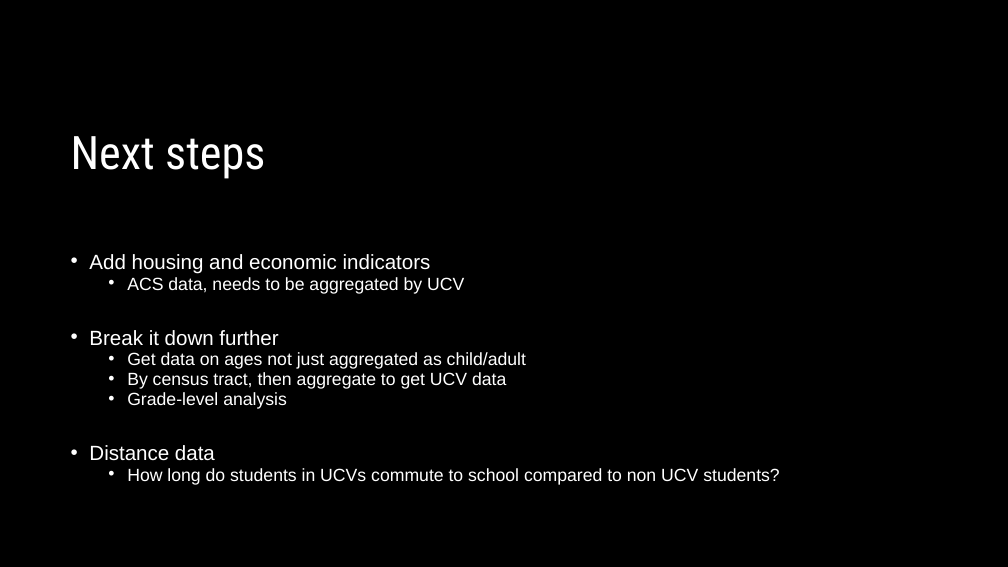
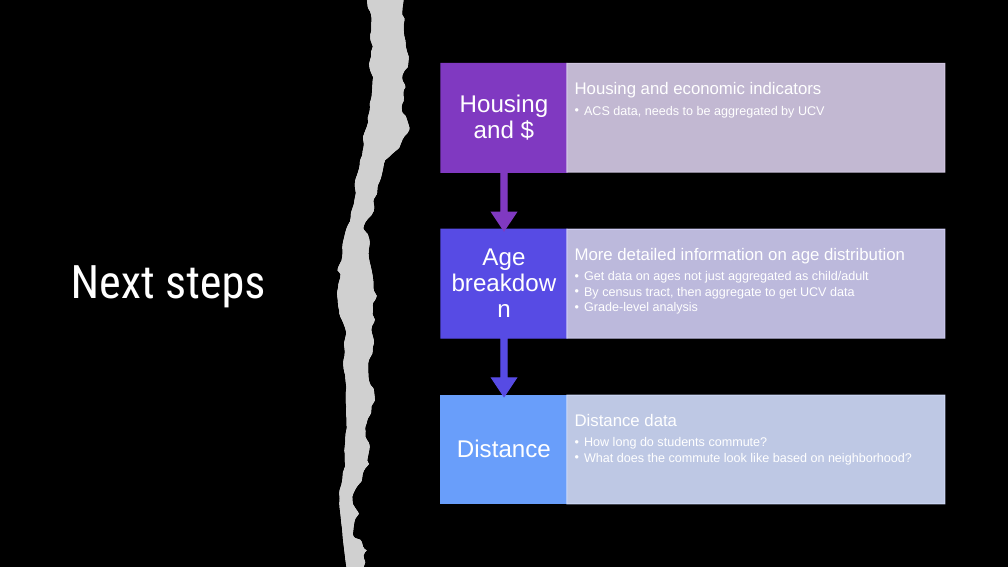
Before and after one commit to lauraminter/seattle-kids, a slide deck: slide 13 of assets/Seattle-kids-slides.pptx. Drawn at 1008x567 pixels with LibreOffice and Linux fonts; fonts in the diff are those of the drawing; grey boxes stand for pictures. Boxes give left, top, right and bottom in pixels: in the first picture for what was removed or moved away, otherwise in the second. Text is boxed around its words. In the diff, an @@ line names an element or a change of style, - is before the commit and + after.

Commit message:
added grade level analyses

```diff
--- a/assets/Seattle-kids-slides.pptx
+++ b/assets/Seattle-kids-slides.pptx
@@ freeform shape added at <box>337,0,410,567</box>, fill #FFFFFF @@
@@ picture added at <box>337,0,410,567</box> @@
@@ group added at <box>441,64,945,504</box>: 6 texts, 4 rectangles, 2 up arrow callouts @@
+Distance
+Distance data
+  • How long do students commute?
+  • What does the commute look like based on neighborhood?
+Age breakdown
+More detailed information on age distribution
+  • Get data on ages not just aggregated as child/adult
+  • By census tract, then aggregate to get UCV data
+  • Grade-level analysis
+Housing and $
+Housing and economic indicators
+  • ACS data, needs to be aggregated by UCV
@@ title "Next steps" at <box>71,265,265,308</box>: vertical alignment top to middle @@
@@ text removed at <box>89,254,779,485</box> @@
-• Add housing and economic indicators
-  • ACS data, needs to be aggregated by UCV
-• Break it down further
-  • Get data on ages not just aggregated as child/adult
-  • By census tract, then aggregate to get UCV data
-  • Grade-level analysis
-• Distance data
-  • How long do students in UCVs commute to school compared to non UCV students?
```
Also in this commit, not shown: 5 other slides changed, 1 slide added, 1 slide removed, 1 other file.
